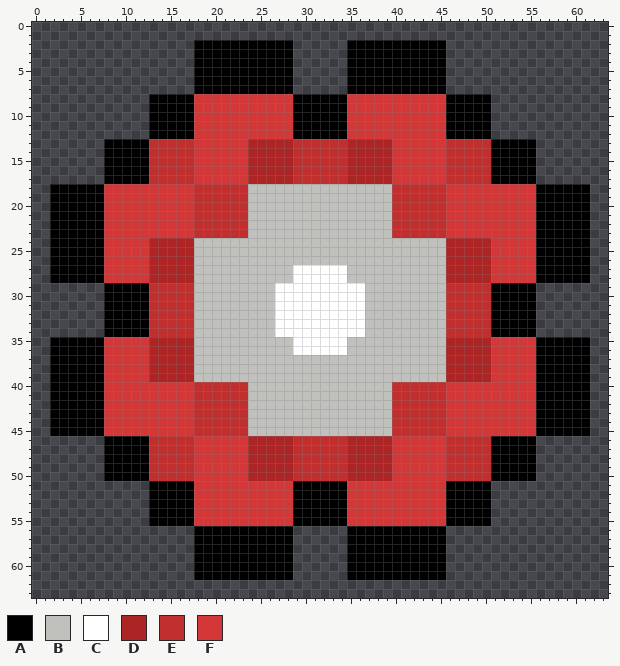
Edited in one commit: pixel-art sprite (res/images/flowers/2.png). That is the earlier state.
The file is 64x64 pixels.
Palette (. is transparent): A #000000  B #c0c0bc  C #ffffff  D #ac2424  E #c12e2e  F #d33737
Pixels before, first column x 2:
 2 ................AAAAAAAAAAA......AAAAAAAAAAA................
 3 ................AAAAAAAAAAA......AAAAAAAAAAA................
 4 ................AAAAAAAAAAA......AAAAAAAAAAA................
 5 ................AAAAAAAAAAA......AAAAAAAAAAA................
 6 ................AAAAAAAAAAA......AAAAAAAAAAA................
 7 ................AAAAAAAAAAA......AAAAAAAAAAA................
 8 ...........AAAAAFFFFFFFFFFFAAAAAAFFFFFFFFFFFAAAAA...........
 9 ...........AAAAAFFFFFFFFFFFAAAAAAFFFFFFFFFFFAAAAA...........
10 ...........AAAAAFFFFFFFFFFFAAAAAAFFFFFFFFFFFAAAAA...........
11 ...........AAAAAFFFFFFFFFFFAAAAAAFFFFFFFFFFFAAAAA...........
12 ...........AAAAAFFFFFFFFFFFAAAAAAFFFFFFFFFFFAAAAA...........
13 ......AAAAAEEEEEFFFFFFDDDDDEEEEEEDDDDDFFFFFFEEEEEAAAAA......
14 ......AAAAAEEEEEFFFFFFDDDDDEEEEEEDDDDDFFFFFFEEEEEAAAAA......
15 ......AAAAAEEEEEFFFFFFDDDDDEEEEEEDDDDDFFFFFFEEEEEAAAAA......
16 ......AAAAAEEEEEFFFFFFDDDDDEEEEEEDDDDDFFFFFFEEEEEAAAAA......
17 ......AAAAAEEEEEFFFFFFDDDDDEEEEEEDDDDDFFFFFFEEEEEAAAAA......
18 AAAAAAFFFFFFFFFFEEEEEEBBBBBBBBBBBBBBBBEEEEEEFFFFFFFFFFAAAAAA
19 AAAAAAFFFFFFFFFFEEEEEEBBBBBBBBBBBBBBBBEEEEEEFFFFFFFFFFAAAAAA
20 AAAAAAFFFFFFFFFFEEEEEEBBBBBBBBBBBBBBBBEEEEEEFFFFFFFFFFAAAAAA
21 AAAAAAFFFFFFFFFFEEEEEEBBBBBBBBBBBBBBBBEEEEEEFFFFFFFFFFAAAAAA
22 AAAAAAFFFFFFFFFFEEEEEEBBBBBBBBBBBBBBBBEEEEEEFFFFFFFFFFAAAAAA
23 AAAAAAFFFFFFFFFFEEEEEEBBBBBBBBBBBBBBBBEEEEEEFFFFFFFFFFAAAAAA
24 AAAAAAFFFFFDDDDDBBBBBBBBBBBBBBBBBBBBBBBBBBBBDDDDDFFFFFAAAAAA
25 AAAAAAFFFFFDDDDDBBBBBBBBBBBBBBBBBBBBBBBBBBBBDDDDDFFFFFAAAAAA
26 AAAAAAFFFFFDDDDDBBBBBBBBBBBBBBBBBBBBBBBBBBBBDDDDDFFFFFAAAAAA
27 AAAAAAFFFFFDDDDDBBBBBBBBBBBCCCCCCBBBBBBBBBBBDDDDDFFFFFAAAAAA
28 AAAAAAFFFFFDDDDDBBBBBBBBBBBCCCCCCBBBBBBBBBBBDDDDDFFFFFAAAAAA
29 ......AAAAAEEEEEBBBBBBBBBCCCCCCCCCCBBBBBBBBBEEEEEAAAAA......
30 ......AAAAAEEEEEBBBBBBBBBCCCCCCCCCCBBBBBBBBBEEEEEAAAAA......
31 ......AAAAAEEEEEBBBBBBBBBCCCCCCCCCCBBBBBBBBBEEEEEAAAAA......
32 ......AAAAAEEEEEBBBBBBBBBCCCCCCCCCCBBBBBBBBBEEEEEAAAAA......
33 ......AAAAAEEEEEBBBBBBBBBCCCCCCCCCCBBBBBBBBBEEEEEAAAAA......
34 ......AAAAAEEEEEBBBBBBBBBCCCCCCCCCCBBBBBBBBBEEEEEAAAAA......
35 AAAAAAFFFFFDDDDDBBBBBBBBBBBCCCCCCBBBBBBBBBBBDDDDDFFFFFAAAAAA
36 AAAAAAFFFFFDDDDDBBBBBBBBBBBCCCCCCBBBBBBBBBBBDDDDDFFFFFAAAAAA
37 AAAAAAFFFFFDDDDDBBBBBBBBBBBBBBBBBBBBBBBBBBBBDDDDDFFFFFAAAAAA
38 AAAAAAFFFFFDDDDDBBBBBBBBBBBBBBBBBBBBBBBBBBBBDDDDDFFFFFAAAAAA
39 AAAAAAFFFFFDDDDDBBBBBBBBBBBBBBBBBBBBBBBBBBBBDDDDDFFFFFAAAAAA
40 AAAAAAFFFFFFFFFFEEEEEEBBBBBBBBBBBBBBBBEEEEEEFFFFFFFFFFAAAAAA
41 AAAAAAFFFFFFFFFFEEEEEEBBBBBBBBBBBBBBBBEEEEEEFFFFFFFFFFAAAAAA
42 AAAAAAFFFFFFFFFFEEEEEEBBBBBBBBBBBBBBBBEEEEEEFFFFFFFFFFAAAAAA
43 AAAAAAFFFFFFFFFFEEEEEEBBBBBBBBBBBBBBBBEEEEEEFFFFFFFFFFAAAAAA
44 AAAAAAFFFFFFFFFFEEEEEEBBBBBBBBBBBBBBBBEEEEEEFFFFFFFFFFAAAAAA
45 AAAAAAFFFFFFFFFFEEEEEEBBBBBBBBBBBBBBBBEEEEEEFFFFFFFFFFAAAAAA
46 ......AAAAAEEEEEFFFFFFDDDDDEEEEEEDDDDDFFFFFFEEEEEAAAAA......
47 ......AAAAAEEEEEFFFFFFDDDDDEEEEEEDDDDDFFFFFFEEEEEAAAAA......
48 ......AAAAAEEEEEFFFFFFDDDDDEEEEEEDDDDDFFFFFFEEEEEAAAAA......
49 ......AAAAAEEEEEFFFFFFDDDDDEEEEEEDDDDDFFFFFFEEEEEAAAAA......
50 ......AAAAAEEEEEFFFFFFDDDDDEEEEEEDDDDDFFFFFFEEEEEAAAAA......
51 ...........AAAAAFFFFFFFFFFFAAAAAAFFFFFFFFFFFAAAAA...........
52 ...........AAAAAFFFFFFFFFFFAAAAAAFFFFFFFFFFFAAAAA...........
53 ...........AAAAAFFFFFFFFFFFAAAAAAFFFFFFFFFFFAAAAA...........
54 ...........AAAAAFFFFFFFFFFFAAAAAAFFFFFFFFFFFAAAAA...........
55 ...........AAAAAFFFFFFFFFFFAAAAAAFFFFFFFFFFFAAAAA...........
56 ................AAAAAAAAAAA......AAAAAAAAAAA................
57 ................AAAAAAAAAAA......AAAAAAAAAAA................
58 ................AAAAAAAAAAA......AAAAAAAAAAA................
59 ................AAAAAAAAAAA......AAAAAAAAAAA................
60 ................AAAAAAAAAAA......AAAAAAAAAAA................
61 ................AAAAAAAAAAA......AAAAAAAAAAA................
New version:
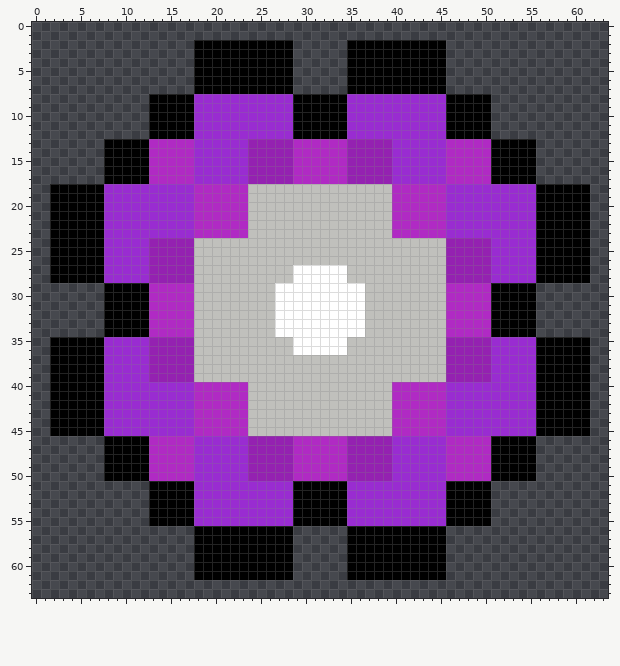
The commit says: Change red color to purple
The exact change:
Colour D changes from #ac2424 to #9421b1.
Colour E changes from #c12e2e to #b02ac4.
Colour F changes from #d33737 to #992cd1.
Boxes around the changes in both pictures, in picture pixels (x1, y1, x2, y2):
changed: (104, 94, 536, 526)
